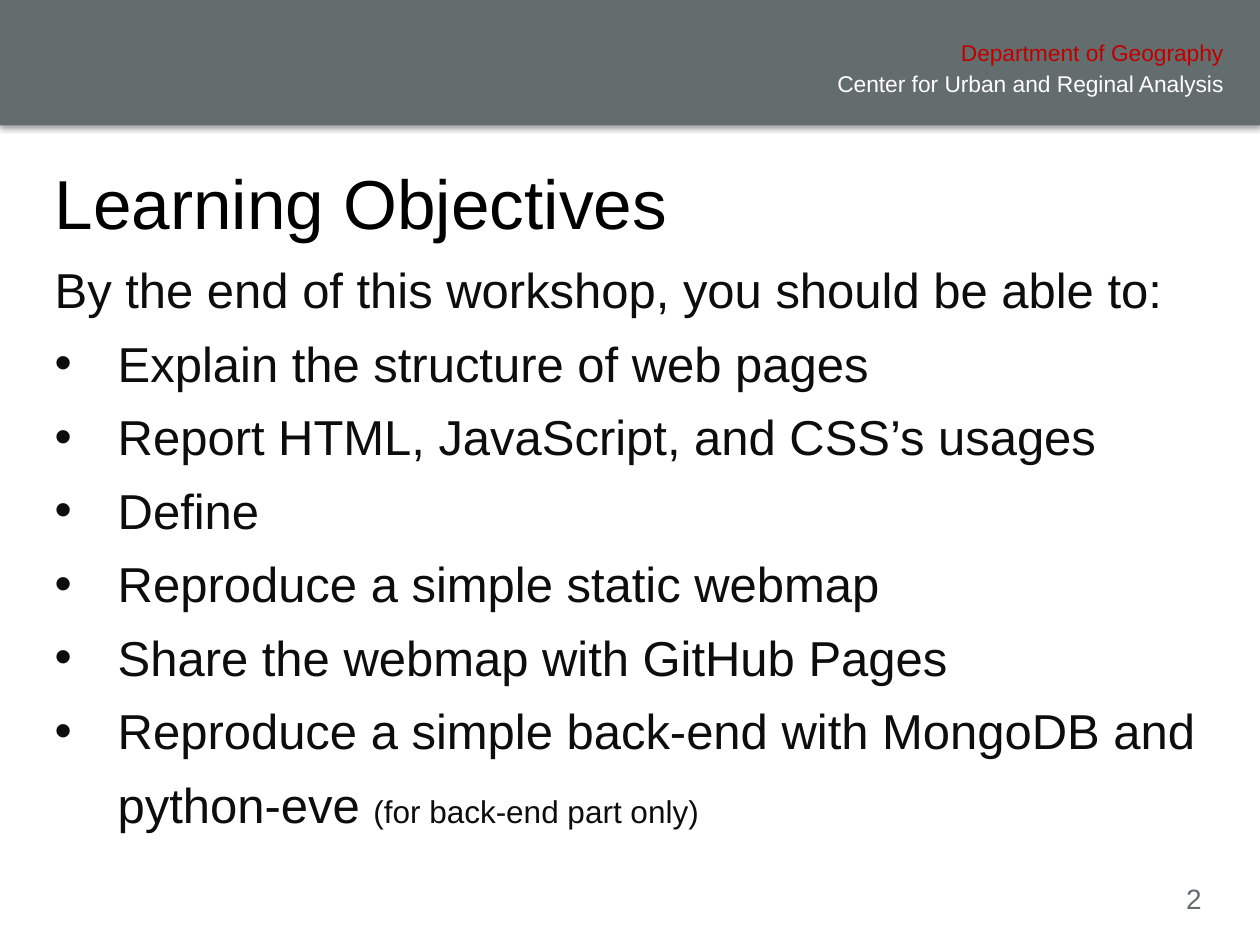
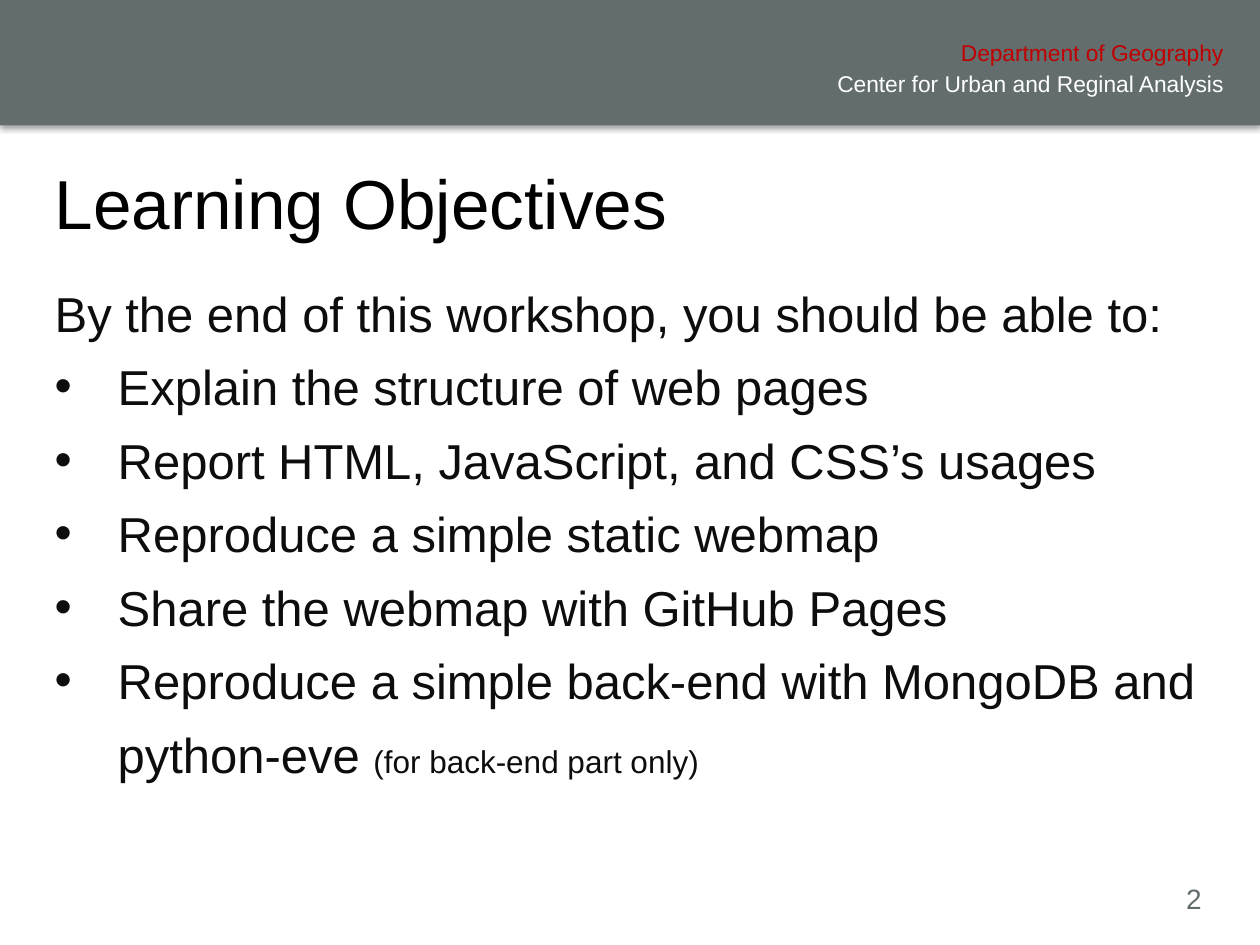
Before and after one commit to xiaohuiliugis/UCGIS-Fullstack-Geovisualization-Workshop, a slide deck: slide 2 of doc/presentation.pptx. Drawn at 1260x945 pixels with LibreOffice and Linux fonts; fonts in the diff are those of the drawing; background and template pictures are left out. Boxes give left, top, right and bottom in pixels: in the first picture for what was removed or moved away, otherwise in the second. Text is boxed around its words. In the diff, an @@ line names an element or a change of style, - is before the commit and + after.

```diff
--- a/doc/presentation.pptx
+++ b/doc/presentation.pptx
@@ text at (118, 493, 259, 530): paragraph removed @@
-• Define
```
Also in this commit, not shown: 6 other slides changed, 1 slide removed, 2 other files.
